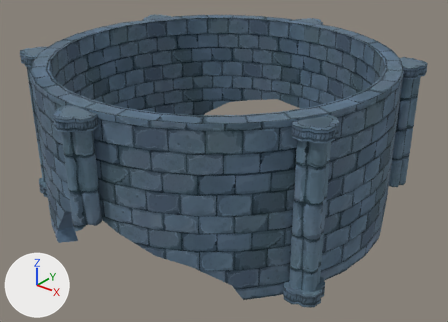
A saved change to the FBX model PFATAL/Assets/_Graph/Meshes/Enviro/architecture/msh_tower_1.fbx.
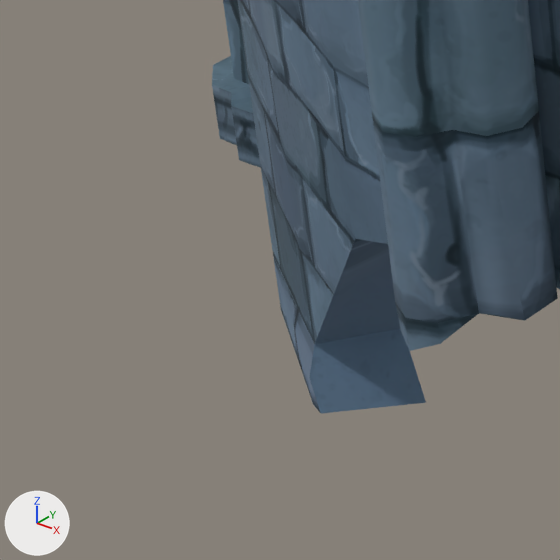
Each version appears first whole from a 50 mm lens placed at (9.4, -11.49, 21.59), pointed at (0.34, -0.16, 14.57), and next in a close-up on the part from 0% to 23% of the width and 52% to 84% of the height. Arrows for +X, +Y and +Z are at lower left; the lights stay in place. The first two pictures are the older version. Objects named as collision shapes, trigger or cutter boxes, shadow casters or lower levels of detail are left out. Where no turn or scale is listed for an object, it has been applied to the vertices.

Before the edit, the objects in view are built like this:
```python
me_msh_tower_1 = bpy.data.meshes.new('msh_tower_1')
me_msh_tower_1.from_pydata(...)  # 888 vertices, 828 faces; spans x -4.48..4.48, y -5.02..5.02, z -0.02..4.0
# faces by material slot: [119, 709]
me_msh_tower_1.materials.append(mat_m_tiling_bricks)  # picture img_tex_tiling_bricks_png
me_msh_tower_1.materials.append(mat_m_trim_wall_dark)  # picture img_tex_trim_chateau_0_png
ob_msh_tower_1 = bpy.data.objects.new('msh_tower_1', me_msh_tower_1)
ob_msh_tower_1.location = (0.0, 0.0, 13.28)
```
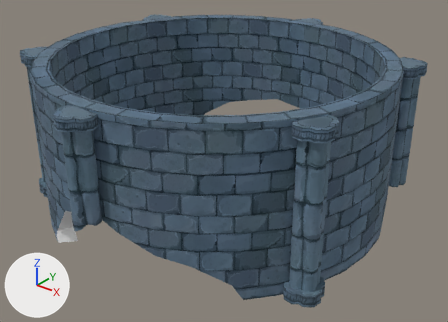
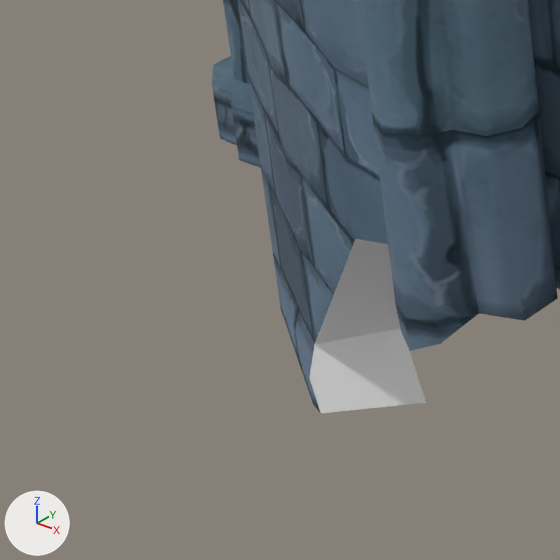
The newer file is also turned or shifted as a whole; pictures and numbers use the older file's frame.

Diff of the bpy script that builds the scene:
```diff
--- a/PFATAL/Assets/_Graph/Meshes/Enviro/architecture/msh_tower_1.fbx.py
+++ b/PFATAL/Assets/_Graph/Meshes/Enviro/architecture/msh_tower_1.fbx.py
@@ mat_m_tilling_stone @@
+mat_m_tilling_stone = principled_material('m_tilling_stone')
+mat_m_tilling_stone.base_color = (0.8, 0.8, 0.8)  # white #e7e7e7
+mat_m_tilling_stone.roughness = 0.4
@@ me_msh_tower_1 @@
 me_msh_tower_1.from_pydata(...)  # 888 vertices, 828 faces; spans x -4.48..4.48, y -5.02..5.02, z -0.02..4.0
 # used by ob_msh_tower_1; location = (0.0, 0.0, 13.28)
+# me_msh_tower_1 part 1: 10 of the faces centred in x -1.56..2.95, y -4.23..-3.0, z 0.14..1.52 switch from mat_m_trim_wall_dark (picture img_tex_trim_chateau_0_png) to mat_m_tilling_stone (white #e7e7e7)
+# me_msh_tower_1 part 2: texture (UV) coordinates of 45 of 828 faces, centred in x -4.17..4.17, y -4.23..4.63, z -0.02..1.52, changed; they spanned u -0.26..1.3, v -0.39..1.39 and now span u -1.97..2.97, v -1.96..2.96
 me_msh_tower_1.materials.append(mat_m_tiling_bricks)
```

Changed parts and their boxes (x1, y1, x2, y2) in the close-ups (560 x 560 px):
'msh_tower_1', recoloured, surface changed (blue to grey): (306, 236, 426, 413) in both
part 1 of me_msh_tower_1, recoloured (blue to white): (309, 239, 426, 413) in both
part 2 of me_msh_tower_1, surface changed (blue to grey): (309, 239, 426, 413) in both
